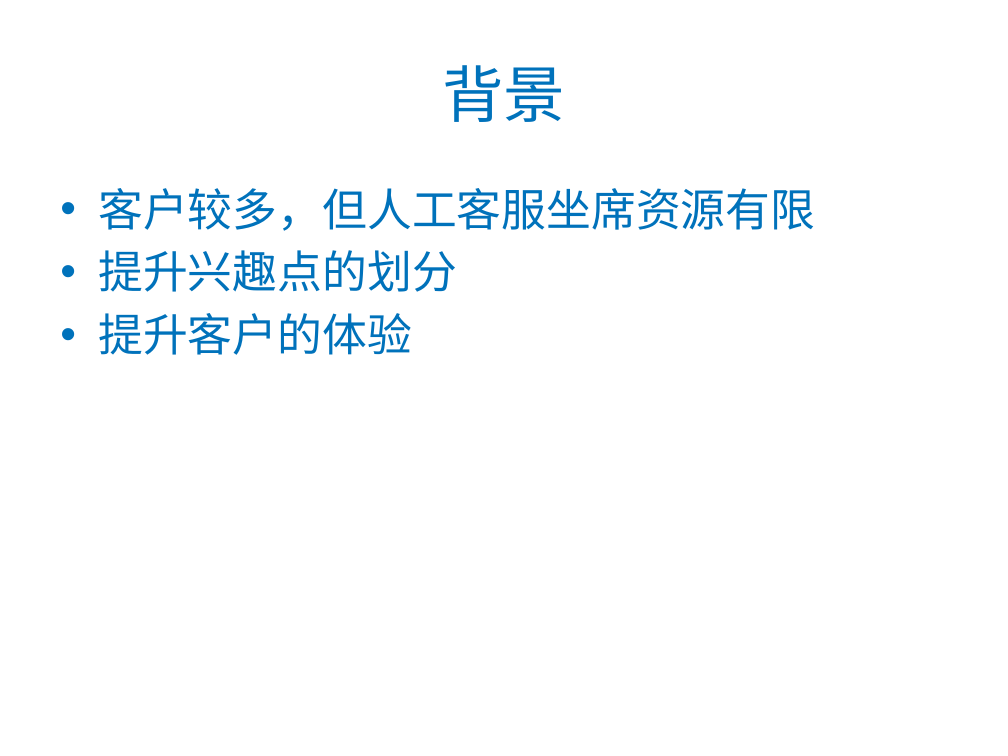
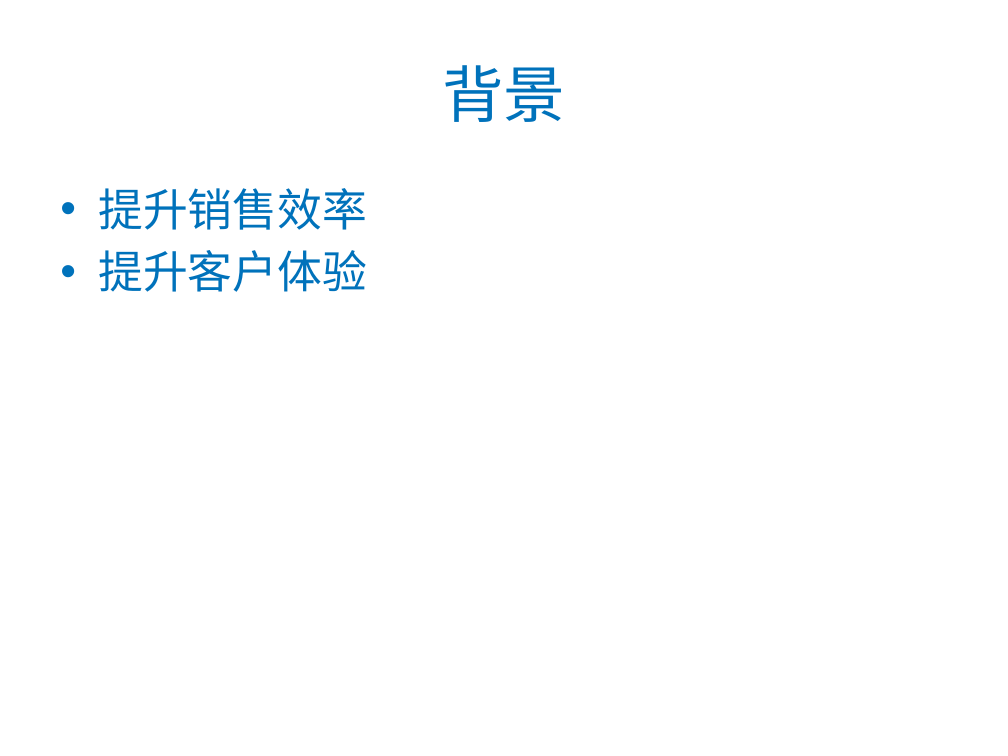
Before and after one commit to tusonggao/wwjjttbb_jk, a slide deck: slide 2 of 2018_12_16/客户智能分层需求说明_home.pptx. Drawn at 1008x756 pixels with LibreOffice and Linux fonts; fonts in the diff are those of the drawing; background and template pictures are left out. Boxes give left, top, right and bottom in pixels: in the first picture for what was removed or moved away, otherwise in the second. Text is boxed around its words. In the diff, an @@ line names an element or a change of style, - is before the commit and + after.

Commit message:
update file

```diff
--- a/2018_12_16/客户智能分层需求说明_home.pptx
+++ b/2018_12_16/客户智能分层需求说明_home.pptx
@@ text at (98,188,367,292): text changed @@
-• 客户较多，但人工客服坐席资源有限
-• 提升兴趣点的划分
-• 提升客户的体验
+• 提升销售效率
+• 提升客户体验
```
Also in this commit, not shown: 1 other slide changed.
